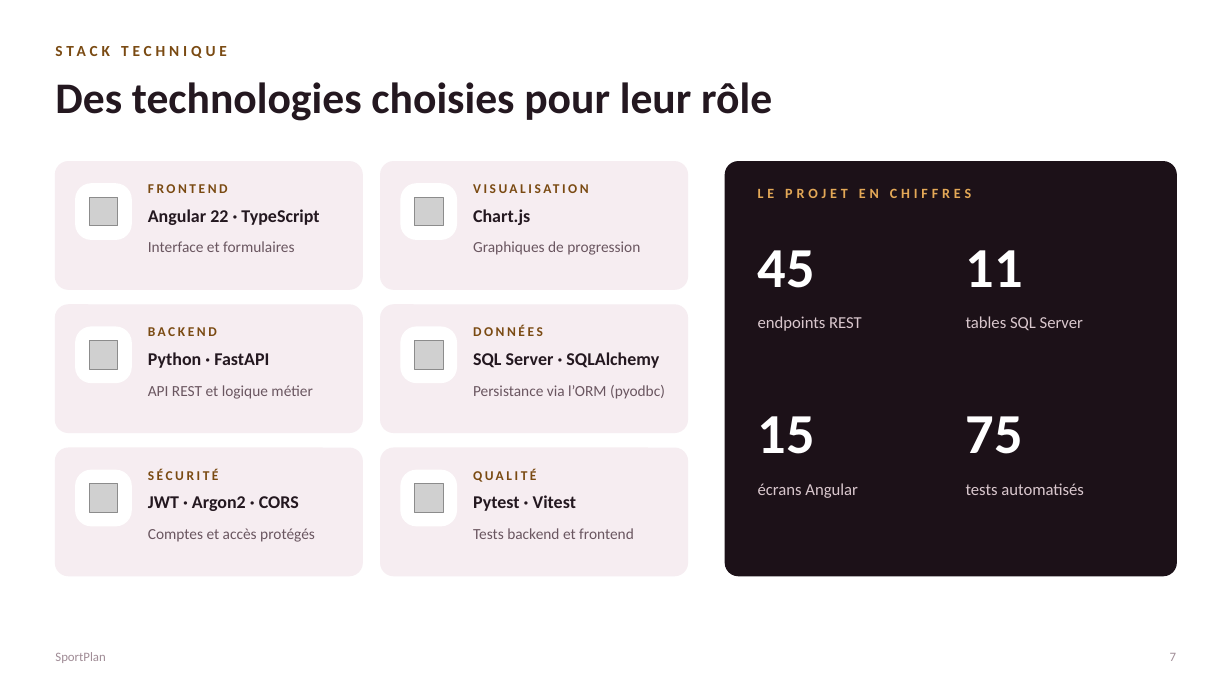
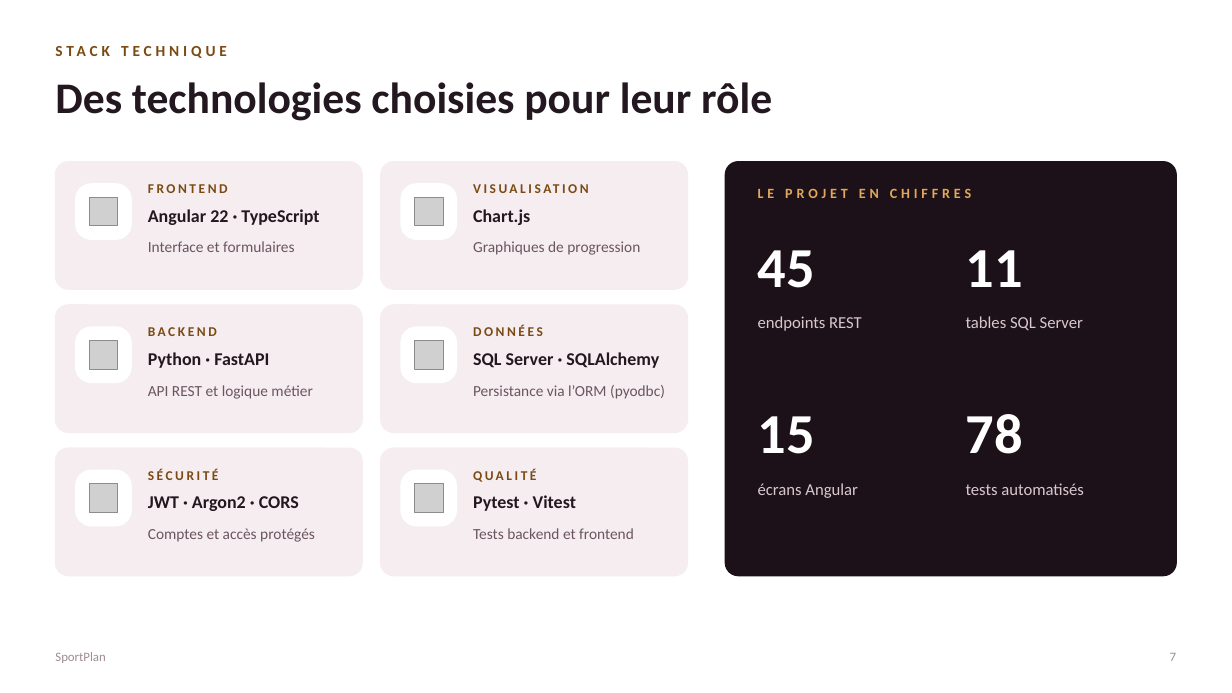
Before and after one commit to loicvdb98-sys/projet-fin-de-session-, a slide deck: slide 7 of docs/SportPlan_Presentation_Jury.pptx. Drawn at 1232x693 pixels with LibreOffice and Linux fonts; fonts in the diff are those of the drawing; grey boxes stand for pictures. Boxes give left, top, right and bottom in pixels: in the first picture for what was removed or moved away, otherwise in the second. Text is boxed around its words. In the diff, an @@ line names an element or a change of style, - is before the commit and + after.

```diff
--- a/docs/SportPlan_Presentation_Jury.pptx
+++ b/docs/SportPlan_Presentation_Jury.pptx
@@ text at <box>966,414,1023,454</box>: text changed @@
-75
+78
```
Also in this commit, not shown: 1 other slide changed.
